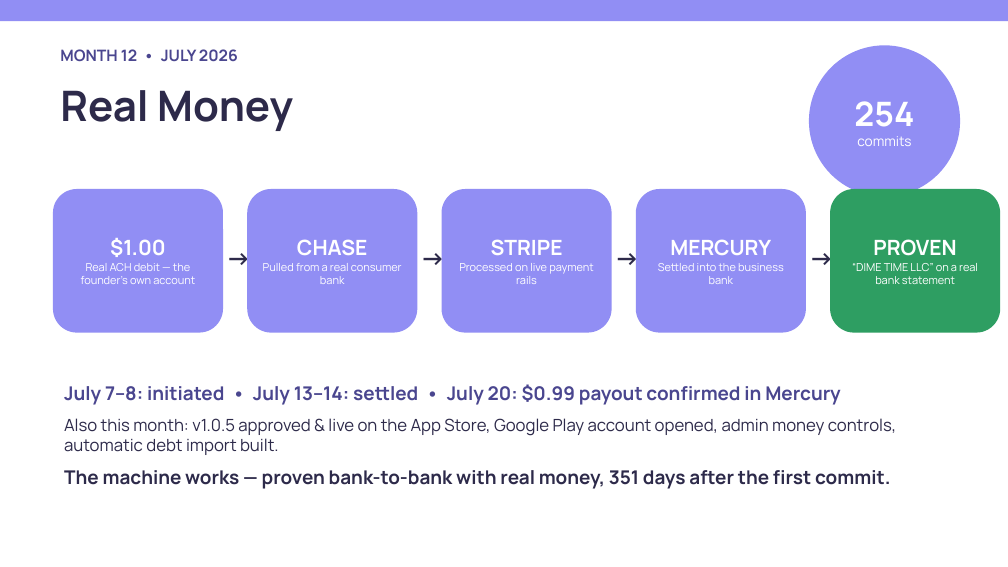
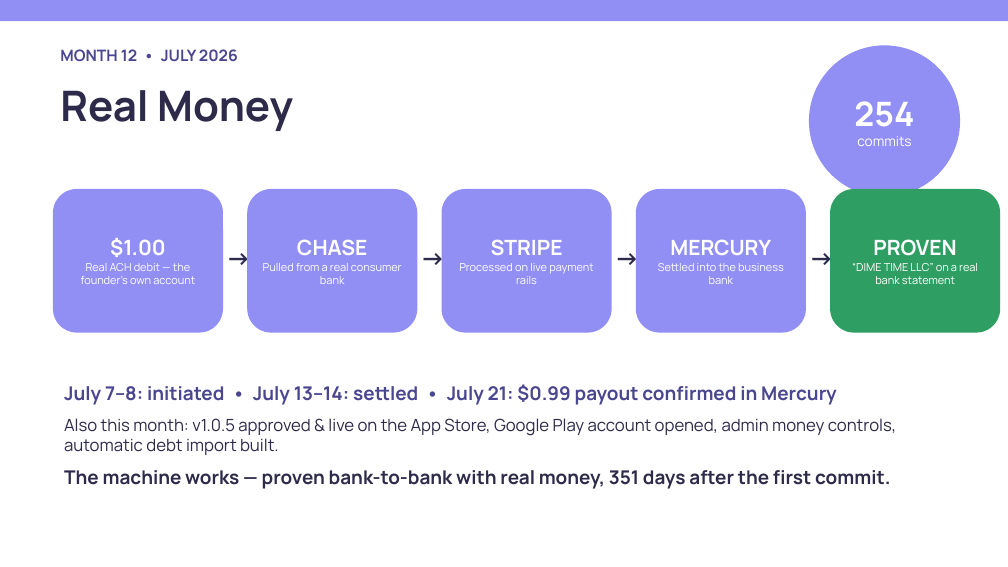
Before and after one commit to Dime-Time/Dime-Time-Technologies, a slide deck: slide 11 of attached_assets/timeline-deck-slides/dime-time-timeline-deck.pptx. Drawn at 1008x567 pixels with LibreOffice and Linux fonts; fonts in the diff are those of the drawing. Boxes give left, top, right and bottom in pixels: in the first picture for what was removed or moved away, otherwise in the second. Text is boxed around its words. In the diff, an @@ line names an element or a change of style, - is before the commit and + after.

```diff
--- a/attached_assets/timeline-deck-slides/dime-time-timeline-deck.pptx
+++ b/attached_assets/timeline-deck-slides/dime-time-timeline-deck.pptx
@@ text at [64,384,836,405]: text changed @@
-July 7–8: initiated • July 13–14: settled • July 20: $0.99 payout confirmed in Mercury
+July 7–8: initiated • July 13–14: settled • July 21: $0.99 payout confirmed in Mercury
```
Also in this commit, not shown: 4 other files.
